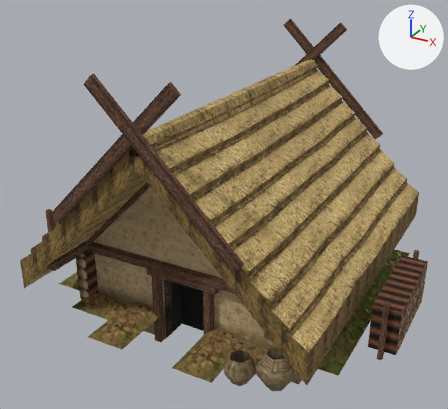
The glTF model apps/web/public/models/dwellings/polozemnice.glb as it was, and as the next commit left it.
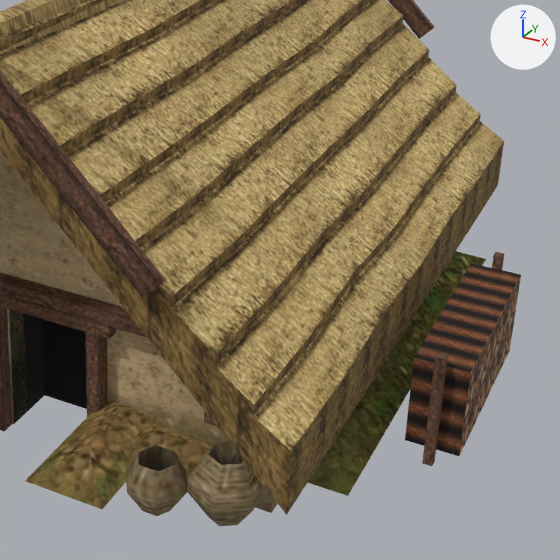
Each version is shown whole from a 50 mm camera at (4.86, -9.58, 6.07) aimed at (-0.24, -0.31, 1.43), then close up on the part from 35% to 100% of the width and 29% to 100% of the height. Every picture has the same lights, and +X, +Y and +Z are marked at upper right. The older version's two pictures come first. Vertices at exactly the same position are counted once.

The first close-up shows 'polozemnice'.
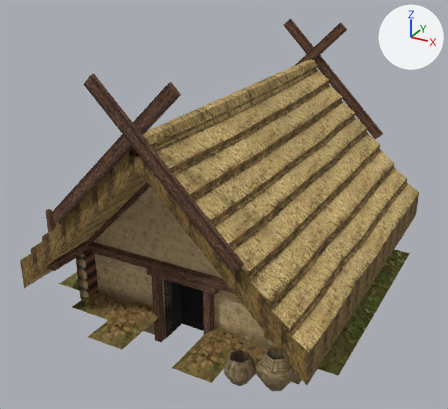
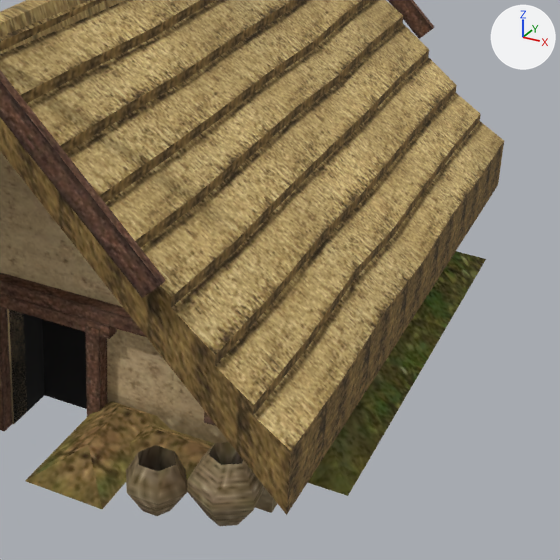
Location of each change, (x1, y1, x2, y2) in pixels of the close-ups (560 x 560 px):
'polozemnice', reshaped
    before: (0, 0, 521, 526)
    after: (0, 0, 504, 526)
part 1 of me_f_polozemnice_daub, deleted
    before: (492, 252, 504, 270)
part 2 of me_f_polozemnice_daub, deleted (brown)
    before: (405, 263, 521, 456)
part 3 of me_f_polozemnice_daub, deleted (brown)
    before: (422, 352, 448, 466)

Diff of the bpy script that builds the scene:
```diff
--- a/apps/web/public/models/dwellings/polozemnice.glb.py
+++ b/apps/web/public/models/dwellings/polozemnice.glb.py
@@ me_f_polozemnice_daub @@
 # used by ob_polozemnice; location = (0.0, 0.0, 0.0)
-me_f_polozemnice_daub.from_pydata(...)  # 741 vertices, 1178 faces; spans x -3.64..3.38, y -3.3..3.3, z -0.5..4.36
+me_f_polozemnice_daub.from_pydata(...)  # 717 vertices, 1144 faces; spans x -3.64..2.75, y -3.3..3.3, z -0.5..4.36
+# me_f_polozemnice_daub part 1: the loose piece of 8 vertices spanning x 3.11..3.19, y 0.52..0.6, z -0.1..0.92 is deleted
+# me_f_polozemnice_daub part 2: the loose piece of 8 vertices spanning x 2.92..3.38, y -1.3..0.5, z 0.0..0.8 is deleted
+# me_f_polozemnice_daub part 3: the loose piece of 8 vertices spanning x 3.11..3.19, y -1.4..-1.32, z -0.1..0.92 is deleted
 me_f_polozemnice_daub.materials.append(mat_dwelling_atlas)
```
